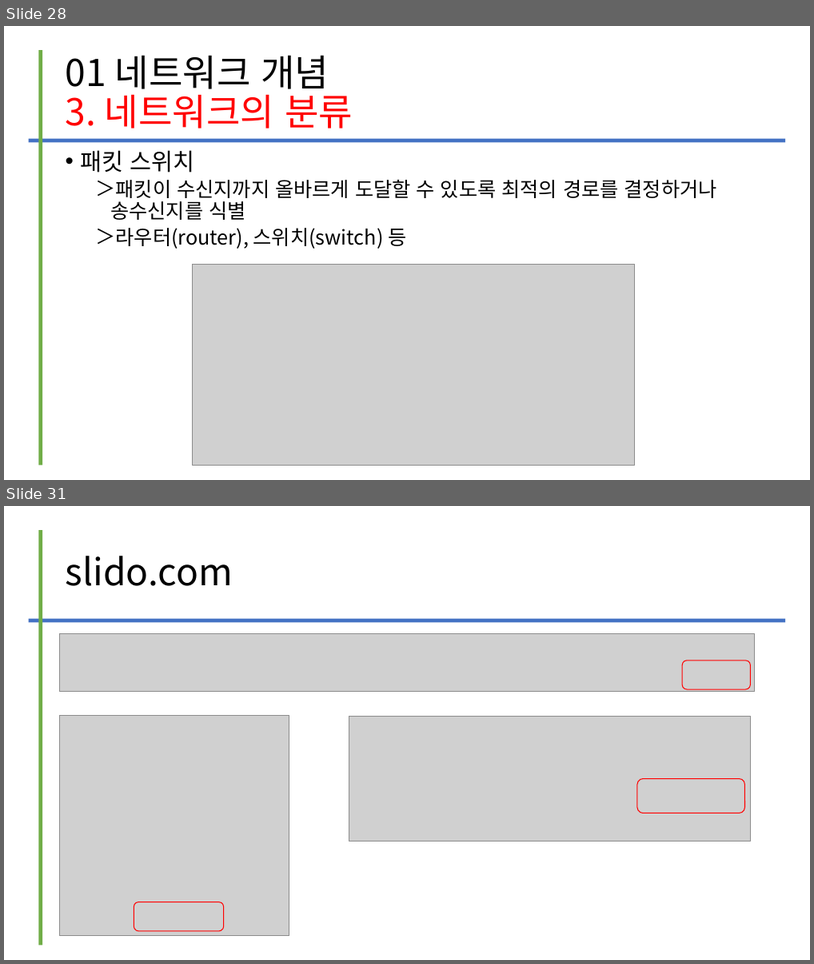
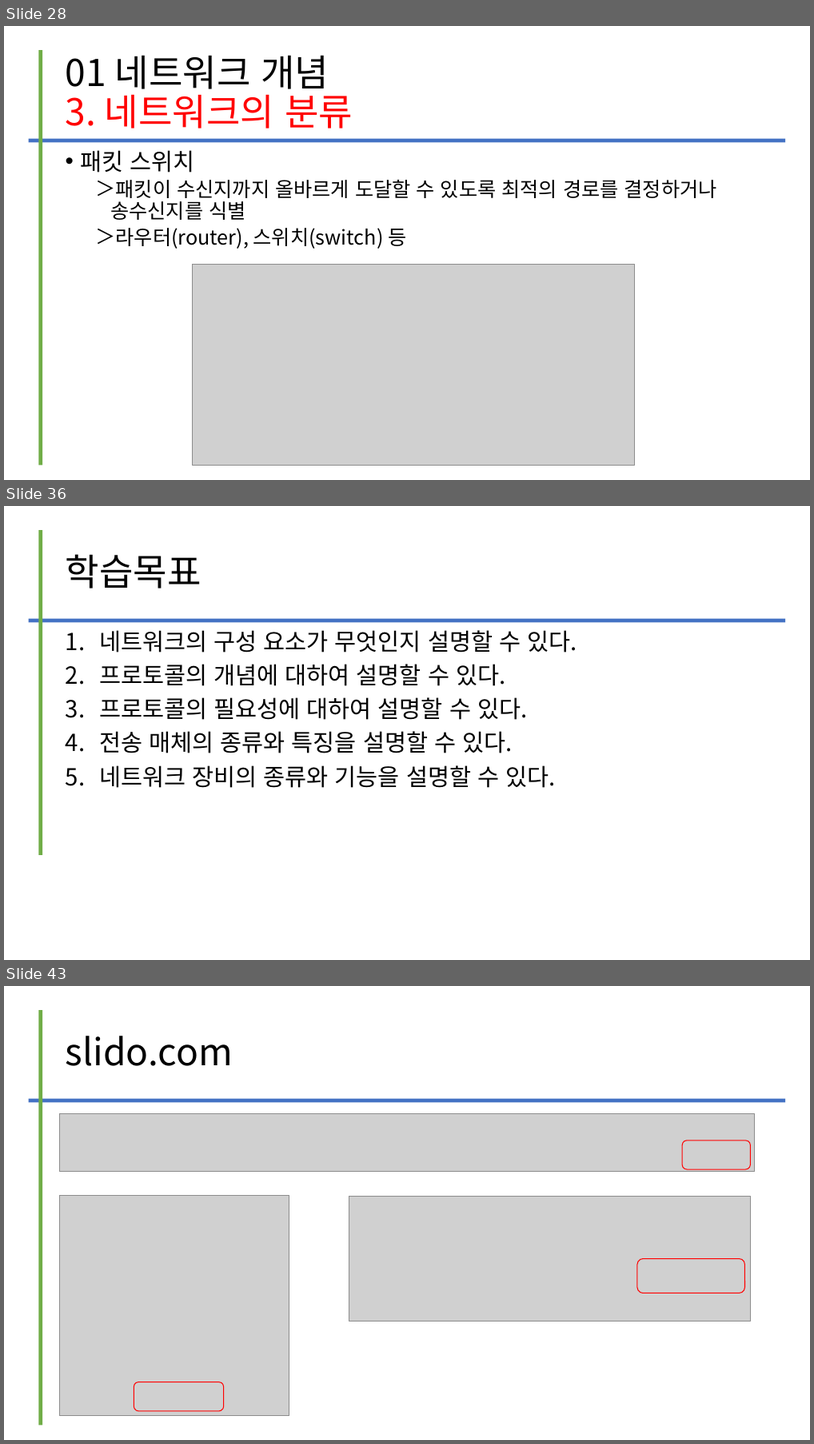
Before and after one commit to kig2929kig/2025-1-network, a slide deck: 컴퓨터 네트워크 - I. 네트워크의 이해.ppt. Shown one above the other, each under a label of ours: slides 28 and 31 before the commit, slides 28, 36 and 43 after it; the slides between them are not shown. The pictures are 814x964 and 814x1444 pixels, drawn with LibreOffice and Linux fonts; fonts in the diff are those of the drawing; grey boxes stand for pictures. Boxes give left, top, right and bottom in pixels: in the first picture for what was removed or moved away, otherwise in the second. Text is boxed around its words. In the diff, an @@ line names an element or a change of style, - is before the commit and + after.

```diff
--- a/컴퓨터 네트워크 - I. 네트워크의 이해.ppt
+++ b/컴퓨터 네트워크 - I. 네트워크의 이해.ppt
@@ slide 36 added at <box>4,506,810,960</box>, background #FFFFFF @@
@@ line added from (41, 530) to (41, 855), #70AD47 4.51 pt @@
@@ title added at <box>66,554,202,588</box>, 44 pt, text #000000 @@
+학습목표
@@ line added from (28, 620) to (786, 620), #4472C4 4.51 pt @@
@@ text added at <box>99,630,578,788</box>, 28 pt, text #000000 @@
+1. 네트워크의 구성 요소가 무엇인지 설명할 수 있다.
+2. 프로토콜의 개념에 대하여 설명할 수 있다.
+3. 프로토콜의 필요성에 대하여 설명할 수 있다.
+4. 전송 매체의 종류와 특징을 설명할 수 있다.
+5. 네트워크 장비의 종류와 기능을 설명할 수 있다.
@@ what was slide 31 is now slide 43 @@
```
Also in this commit, not shown: 2 slides changed, 11 other slides added.
